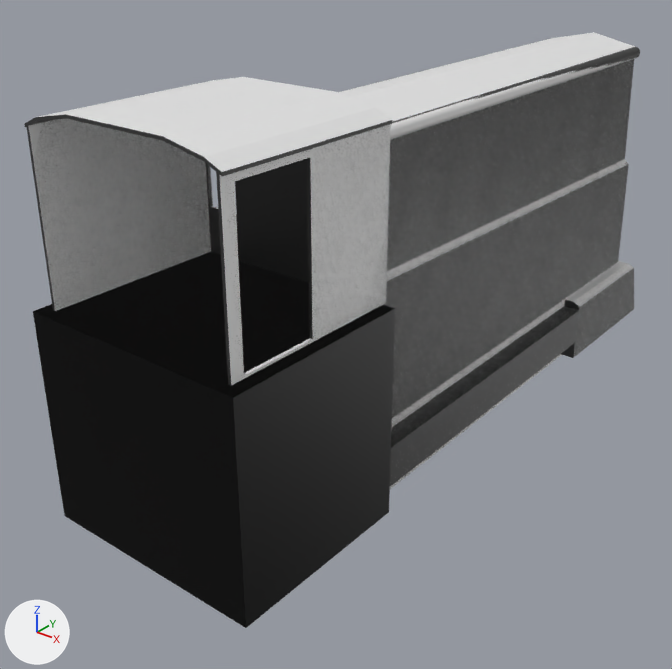
The Blender file modelsrc/RAZOR TRAIN REF FINAL.blend as it was, and as the next commit left it.
Both versions are drawn from a camera (50 mm lens) standing at (359.0, -507.0, 389.0) and looking at (-35.0, -15.0, 83.0). Lighting does not change. The marker at lower left points along +X, +Y and +Z.

In view in the first picture: 'cab_lower', 'cabsidewall_l', 'cabsidewall_r', 'f_lower', 'framerail', 'razortest1', 'roof', 'sidecurve1', 'sides'.
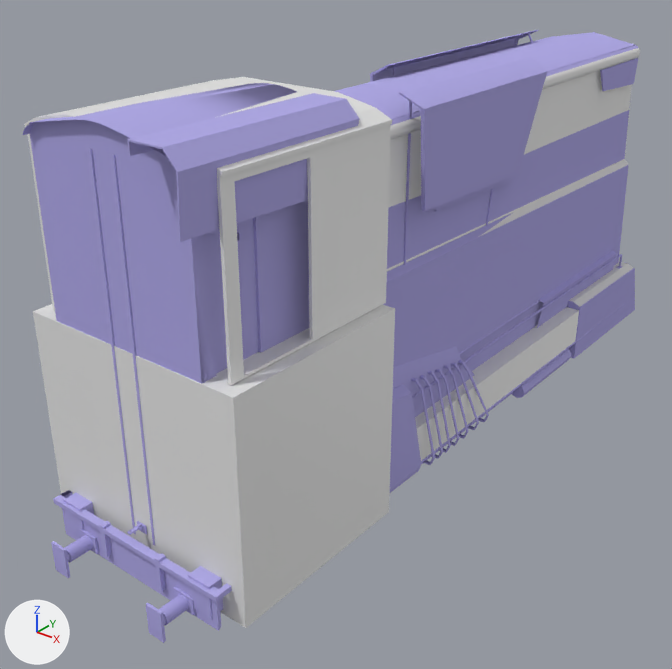
Location of each change, [x1, y1, x2, y2] in pixels of the pictures (672 x 669 px):
'CombineTrain01a_Reference', shown (blue): after [23, 30, 638, 643]
'razortest1', hidden: before [24, 38, 640, 486]
'cabsidewall_l', unchanged, covered by the edit: before [29, 119, 213, 311]; after [28, 134, 55, 311]
'roof', unchanged, covered by the edit: before [39, 77, 392, 172]; after [24, 77, 392, 176]
'stepboard', unchanged, uncovered by the edit: before [392, 307, 578, 474]; after [415, 307, 579, 461]

The change in detail:
Object 'razortest1' (ob_razortest1) is now hidden.
Object 'CombineTrain01a_Reference' (ob_combinetrain01a_reference) is now shown.
